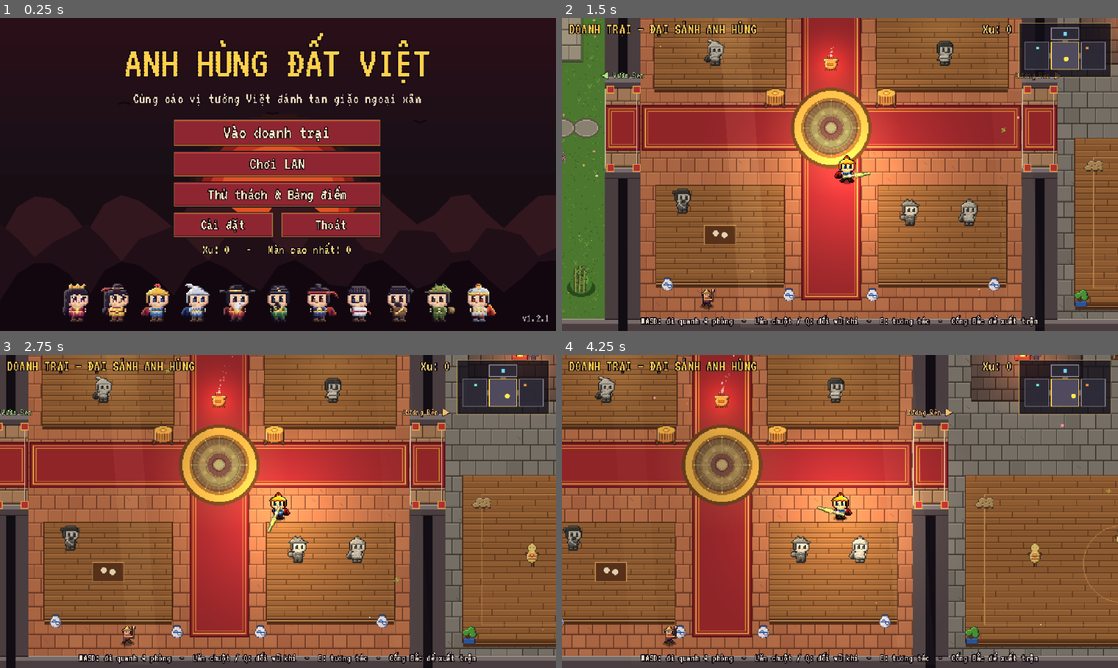
Above: before the commit, frames 1-4 (two rows, left to right).
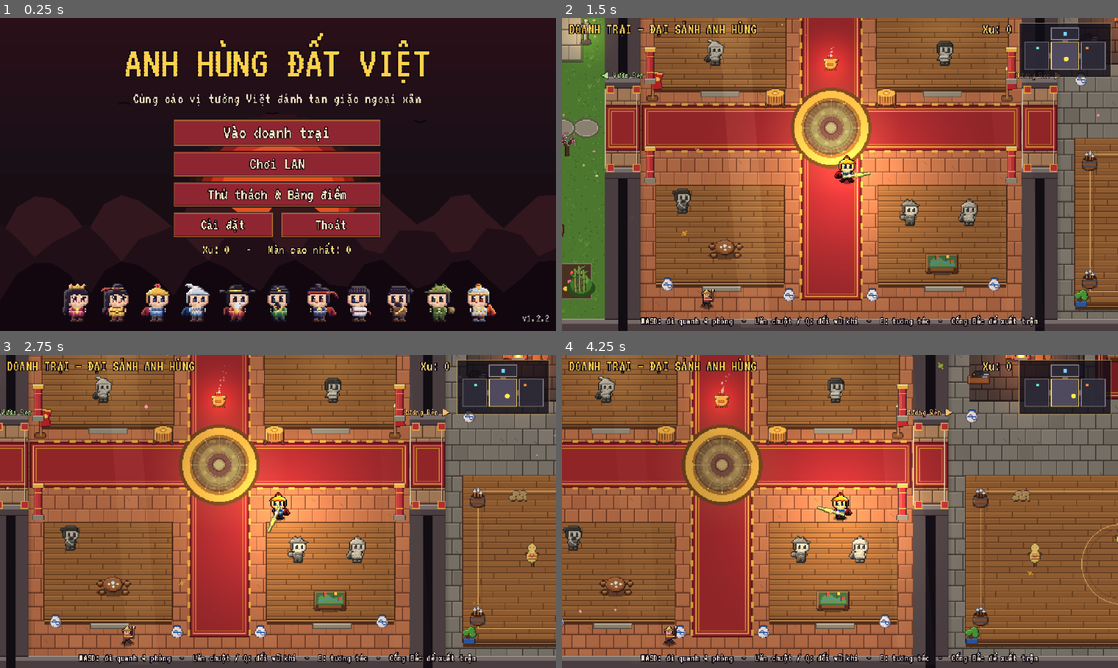
Above: after the commit, the same moments.

Repository: Anhle26-per/anh-hung-dat-viet
Game: Godot game, scene res://scenes/main_menu.tscn
Two runs of this game, one before a commit and one after it. Both use one fixed random seed, a clock stepped at 60 frames per second and the inputs below.
Inputs (mouse positions are in pixels of both pictures, inside the frame that each line leads up to):
- Up to frame 1 (0.25 s): no input
- Up to frame 2 (1.5 s): click "Vào doanh trại" at 0.5 s; tap Enter at 1.25 s; move the mouse to (962, 158) at 1.27 s; hold D (move_right) from 1.28 s (still down); hold J (attack) from 1.28 s (still down); click (962, 158) at 1.42 s
- Up to frame 3 (2.75 s): release D (move_right) at 2 s; release J (attack) at 2 s; drag from (166, 527) to (250, 574) at 2.02 s
- Up to frame 4 (4.25 s): move the mouse to (895, 442) at 2.77 s; hold D (move_right) 2.78-3.5 s; hold Q (swap_weapon) 2.78-3.5 s; drag from (812, 574) to (673, 464) at 3.52 s

The runs differ from the first frame. In frame 1, less than 0.1% of the frame differs, in the area x 98-99%, y 94-98%; in frame 2, 4.9%, in the area x 0-100%, y 0-96%; in frame 3, 4.2%; in frame 4, 4.6%.

Commit message:
art(v1.2.2): detailed Vietnamese lobby monuments and 4-room props

Diff:
--- a/scripts/data/version.gd
+++ b/scripts/data/version.gd
@@ -1,8 +1,8 @@
 extends RefCounted
 ## Thông tin phiên bản đóng gói sẵn trong tệp .pck gốc và địa chỉ GitHub Releases.
 
-const VERSION := "1.2.1"
-const BUILD := 121
+const VERSION := "1.2.2"
+const BUILD := 122
 const MIN_ENGINE := "4.7.2"
 const REPO := "Anhle26-per/anh-hung-dat-viet"
 const MANIFEST_URL := "https://github.com/Anhle26-per/anh-hung-dat-viet/releases/latest/download/version.json"
--- a/scripts/game/lobby.gd
+++ b/scripts/game/lobby.gd
@@ -47,46 +47,6 @@
 var _forged_icon: Sprite2D
 var _well_pos := Vector2(245, 345)
 var _forge_pos := Vector2(1032, 345)
-
-
-class StationVisual extends Node2D:
-	var kind: String = ""
-
-	func _draw() -> void:
-		match kind:
-			"well":
-				# Giếng đá cổ có mái che ngói đỏ & mặt nước phát sáng
-				draw_rect(Rect2(-15, -3, 30, 12), Color(0.28, 0.27, 0.25))
-				draw_circle(Vector2(0, -1), 13.0, Color(0.56, 0.54, 0.49))
-				draw_circle(Vector2(0, -1), 9.5, Color(0.14, 0.46, 0.58))
-				draw_circle(Vector2(-2, -3), 5.0, Color(0.32, 0.78, 0.92, 0.7))
-				draw_rect(Rect2(-12, -24, 3, 21), Color(0.45, 0.26, 0.14))
-				draw_rect(Rect2(9, -24, 3, 21), Color(0.45, 0.26, 0.14))
-				draw_colored_polygon(
-					PackedVector2Array([Vector2(-16, -22), Vector2(0, -31), Vector2(16, -22), Vector2(14, -19), Vector2(-14, -19)]),
-					Color(0.56, 0.19, 0.16)
-				)
-				draw_rect(Rect2(-11, -24, 22, 2), Color(0.88, 0.68, 0.28))
-			"challenge":
-				# Bảng gỗ sơn son thếp vàng dán cáo thị khiêu chiến
-				draw_rect(Rect2(-13, -24, 3, 26), Color(0.38, 0.2, 0.12))
-				draw_rect(Rect2(10, -24, 3, 26), Color(0.38, 0.2, 0.12))
-				draw_rect(Rect2(-14, -26, 28, 18), Color(0.54, 0.14, 0.14))
-				draw_rect(Rect2(-12, -24, 24, 14), Color(0.92, 0.85, 0.68))
-				draw_line(Vector2(-9, -20), Vector2(9, -20), Color(0.68, 0.18, 0.16), 2.0)
-				draw_line(Vector2(-9, -16), Vector2(6, -16), Color(0.28, 0.22, 0.18), 1.5)
-				draw_line(Vector2(-9, -13), Vector2(8, -13), Color(0.28, 0.22, 0.18), 1.5)
-				draw_rect(Rect2(-15, -27, 30, 3), Color(0.88, 0.68, 0.26))
-			"codex":
-				# Kệ sách bách khoa & quyển thư tịch mở sẵn
-				draw_rect(Rect2(-14, -24, 28, 25), Color(0.34, 0.2, 0.11))
-				draw_rect(Rect2(-12, -22, 24, 21), Color(0.5, 0.32, 0.18))
-				draw_rect(Rect2(-10, -20, 4, 8), Color(0.75, 0.24, 0.22))
-				draw_rect(Rect2(-5, -20, 4, 8), Color(0.24, 0.5, 0.72))
-				draw_rect(Rect2(0, -20, 4, 8), Color(0.28, 0.62, 0.38))
-				draw_rect(Rect2(5, -20, 4, 8), Color(0.86, 0.68, 0.24))
-				draw_rect(Rect2(-10, -9, 20, 7), Color(0.94, 0.89, 0.75))
-				draw_line(Vector2(0, -9), Vector2(0, -2), Color(0.55, 0.42, 0.28), 1.0)
 
 
 func _ready() -> void:
@@ -219,6 +179,19 @@
 	world.add_child(d)
 
 
+func _anim_prop(rel: String, fw: int, fh: int, fps: float, pos: Vector2, light_col: Color = Color.TRANSPARENT) -> AnimatedSprite2D:
+	var a := AnimatedSprite2D.new()
+	a.sprite_frames = Art.strip(rel, fw, fh, fps, true)
+	a.play("play")
+	a.position = pos
+	world.add_child(a)
+	if light_col != Color.TRANSPARENT:
+		var lt := Art.light(light_col, 1.0, 0.75)
+		lt.position = Vector2(0, -6)
+		a.add_child(lt)
+	return a
+
+
 func _sign_label(text: String, pos: Vector2, col := Color(1.0, 0.9, 0.62)) -> void:
 	var lb := Label.new()
 	lb.text = text
@@ -263,6 +236,17 @@
 	inc.add_child(Art.light(Color(1, 0.65, 0.35), 0.8, 0.75))
 	_prop("world/drum_stand.png", Vector2(616, 434))
 	_prop("world/drum_stand.png", Vector2(744, 434))
+	# Nội thất Đại Sảnh: bàn trà, bàn sa bàn chiến thuật, đỉnh lửa, cờ & cột cửa
+	_prop("world/prop_tea_table.png", Vector2(558, 608))
+	_prop("world/prop_war_map.png", Vector2(808, 624))
+	for bp in [Vector2(618, 270), Vector2(742, 270)]:
+		_anim_prop("world/prop_brazier.png", 26, 32, 6.0, bp, Color(1.0, 0.62, 0.28))
+	_prop("world/prop_flag_stand.png", Vector2(476, 430), Vector2(0, -10))
+	_prop("world/prop_flag_stand.png", Vector2(884, 430), Vector2(0, -10))
+	for pp in [Vector2(472, 412), Vector2(888, 412), Vector2(472, 526), Vector2(888, 526)]:
+		_prop("world/pillar.png", pp, Vector2(0, -14))
+	_prop("world/bonsai.png", Vector2(492, 294))
+	_prop("world/bonsai.png", Vector2(868, 294))
 	for p in [Vector2(492, 654), Vector2(868, 654), Vector2(632, 666), Vector2(728, 666)]:
 		_decor("pot", p)
 	var pa := _life("patrol", Vector2.ZERO)
@@ -273,39 +257,58 @@
 	# ---- 2. Đại Cổng Xuất Trận (Bắc) ----
 	for x in [506.0, 600.0, 760.0, 854.0]:
 		_decor("lantern", Vector2(x, 42))
-	_prop("world/nghe.png", Vector2(616, 122))
-	_prop("world/nghe.png", Vector2(744, 122))
-	_prop("world/drum_stand.png", Vector2(552, 166))
-	_prop("world/drum_stand.png", Vector2(808, 166))
-	_decor("banner", Vector2(496, 98))
-	_decor("banner", Vector2(864, 98))
-	_prop("world/bonsai.png", Vector2(496, 186))
-	_prop("world/bonsai.png", Vector2(864, 186))
+	for bp in [Vector2(576, 128), Vector2(784, 128)]:
+		_anim_prop("world/prop_brazier.png", 26, 32, 6.0, bp, Color(1.0, 0.62, 0.28))
+	_prop("world/prop_flag_stand.png", Vector2(496, 124), Vector2(0, -10))
+	_prop("world/prop_flag_stand.png", Vector2(864, 124), Vector2(0, -10))
+	_prop("world/nghe.png", Vector2(618, 118))
+	_prop("world/nghe.png", Vector2(742, 118))
+	_prop("world/drum_stand.png", Vector2(546, 174))
+	_prop("world/drum_stand.png", Vector2(814, 174))
+	for lp in [Vector2(496, 186), Vector2(864, 186)]:
+		var sl := _prop("world/prop_stone_lantern.png", lp, Vector2(0, -8))
+		sl.add_child(Art.light(Color(1.0, 0.78, 0.42), 0.75, 0.6))
+	_decor("banner", Vector2(536, 82))
+	_decor("banner", Vector2(824, 82))
 
 	# ---- 3. Vườn Sen & Chiến Tích (Tây) ----
 	_life("pond", Vector2(215, 585), Vector2(130, 74))
-	_decor("peach", Vector2(96, 466))
-	_decor("peach", Vector2(364, 520))
+	for lp in [Vector2(78, 368), Vector2(398, 368), Vector2(110, 566), Vector2(322, 566)]:
+		var sl2 := _prop("world/prop_stone_lantern.png", lp, Vector2(0, -8))
+		sl2.add_child(Art.light(Color(1.0, 0.78, 0.42), 0.8, 0.6))
+	_prop("world/prop_bench.png", Vector2(215, 512), Vector2(0, -4))
+	_prop("world/prop_bench.png", Vector2(356, 592), Vector2(0, -4))
+	_decor("peach", Vector2(88, 456))
+	_decor("peach", Vector2(376, 500))
+	_decor("peach", Vector2(108, 646))
 	_decor("bamboo", Vector2(68, 282))
 	_decor("bamboo", Vector2(392, 282))
 	_decor("bamboo", Vector2(68, 656))
 	_decor("bamboo", Vector2(392, 656))
-	_prop("world/bonsai.png", Vector2(92, 578))
-	_prop("world/bonsai.png", Vector2(342, 616))
+	for p in [Vector2(92, 578), Vector2(342, 616), Vector2(66, 396)]:
+		_prop("world/bonsai.png", p)
+	for p in [Vector2(180, 396), Vector2(296, 396), Vector2(280, 514)]:
+		_decor("pot", p)
 	for i in 4:
 		_life("chicken", Vector2(118 + i * 24, 492 + (i % 2) * 14))
 
 	# ---- 4. Xưởng Rèn & Võ Đường (Đông) ----
 	for p in [Vector2(968, 274), Vector2(1292, 274)]:
 		_decor("torch", p)
-	_prop("world/sandbag.png", Vector2(982, 514))
-	_prop("world/sandbag.png", Vector2(1280, 514))
+	_prop("world/prop_coal_pile.png", Vector2(976, 372), Vector2(0, -4))
+	_decor("crate", Vector2(1086, 378))
+	_decor("pot", Vector2(968, 418))
+	_prop("world/prop_flag_stand.png", Vector2(1290, 422), Vector2(0, -10))
+	for bp in [Vector2(978, 514), Vector2(1284, 514), Vector2(978, 650), Vector2(1284, 650)]:
+		_prop("world/prop_weapon_barrel.png", bp, Vector2(0, -6))
+	_prop("world/sandbag.png", Vector2(1024, 506))
+	_prop("world/sandbag.png", Vector2(1238, 506))
 	_prop("world/bonsai.png", Vector2(968, 666))
 	_prop("world/bonsai.png", Vector2(1292, 666))
 
 	var embers := CPUParticles2D.new()
-	embers.position = _forge_pos + Vector2(-4, -10)
-	embers.amount = 12
+	embers.position = _forge_pos + Vector2(-8, -16)
+	embers.amount = 14
 	embers.lifetime = 1.6
 	embers.direction = Vector2.UP
 	embers.spread = 32.0
@@ -328,26 +331,20 @@
 	world.add_child(amb)
 
 
-func _add_station(kind: String, data: String, title: String, hint: String, pos: Vector2, sprite: Node2D) -> Node2D:
+func _add_station(kind: String, data: String, title: String, hint: String, pos: Vector2, sprite: Node2D, label_y: float = -24.0) -> Node2D:
 	var s := Station.new()
 	s.kind = kind
 	s.data = data
 	s.title = title
 	s.hint = hint
 	s.position = pos
+	s.label_offset_y = label_y
 	if sprite != null:
 		s.add_child(sprite)
 	s.used.connect(_on_station)
 	world.add_child(s)
 	stations.append(s)
 	return s
-
-
-func _make_station_art(kind: String) -> Node2D:
-	var v := StationVisual.new()
-	v.kind = kind
-	v.z_index = 1
-	return v
 
 
 func _build_stations() -> void:
@@ -368,24 +365,29 @@
 
 	# Xưởng Rèn (phòng Đông - nửa trên)
 	var forge := AnimatedSprite2D.new()
-	forge.sprite_frames = Art.strip("world/forge.png", 32, 28, 8.0, true)
+	forge.sprite_frames = Art.strip("world/lobby_forge.png", 56, 48, 7.0, true)
 	forge.play("play")
-	forge.position = Vector2(0, -8)
-	_add_station("forge", "", "Lò rèn", "Nâng cấp & Rèn", _forge_pos, forge)
-	var fl := Art.light(Color(1, 0.6, 0.3), 1.3, 1.0)
+	forge.position = Vector2(0, -14)
+	var forge_st := _add_station("forge", "", "Lò rèn", "Nâng cấp & Rèn", _forge_pos, forge, -44.0)
+	forge_st.radius = 30.0
+	var fl := Art.light(Color(1, 0.58, 0.28), 1.4, 1.0)
 	fl.position = _forge_pos
 	world.add_child(fl)
 
-	var rack := _add_station("rack", "", "Giá binh khí", "Xem kho vũ khí", Vector2(1145, 345), _sprite("world/weapon_rack.png", Vector2(0, -8)))
+	var rack := _add_station("rack", "", "Giá binh khí", "Xem kho vũ khí", Vector2(1145, 345), _sprite("world/lobby_rack.png", Vector2(0, -14)), -42.0)
+	rack.radius = 28.0
 	_forged_icon = Sprite2D.new()
-	_forged_icon.position = Vector2(0, -14)
+	_forged_icon.position = Vector2(0, -24)
 	_forged_icon.scale = Vector2(0.75, 0.75)
 	_forged_icon.z_index = 2
 	rack.add_child(_forged_icon)
 	refresh_forged_display()
 
-	var codex_st := _add_station("codex", "", "Bách Khoa", "Phúc lành & Tướng địch", Vector2(1252, 345), _make_station_art("codex"))
-	codex_st.radius = 26.0
+	var codex_st := _add_station("codex", "", "Bách Khoa", "Phúc lành & Tướng địch", Vector2(1252, 345), _sprite("world/lobby_codex.png", Vector2(0, -14)), -44.0)
+	codex_st.radius = 28.0
+	var cl := Art.light(Color(1.0, 0.85, 0.52), 0.8, 0.65)
+	cl.position = Vector2(1240, 342)
+	world.add_child(cl)
 
 	# Võ Đường (phòng Đông - nửa dưới): 3 hình nhân rơm đánh thử
 	for p in [Vector2(1040, 580), Vector2(1140, 560), Vector2(1220, 610)]:
@@ -394,14 +396,42 @@
 		world.add_child(dm)
 
 	# Vườn Sen & Chiến Tích (phòng Tây)
-	_add_station("stele", "", "Bia ghi công", "Xem thành tích", Vector2(135, 345), _sprite("world/stele.png", Vector2(0, -8)))
-	var well_st := _add_station("well", "", "Giếng Ước", "Thả 10 xu cầu may", _well_pos, _make_station_art("well"))
-	well_st.radius = 26.0
-	var wl := Art.light(Color(0.45, 0.9, 1.0), 0.7, 0.75)
+	var stele_st := _add_station("stele", "", "Bia ghi công", "Xem thành tích", Vector2(135, 345), _sprite("world/lobby_stele.png", Vector2(0, -18)), -50.0)
+	stele_st.radius = 28.0
+	var stl := Art.light(Color(1.0, 0.86, 0.45), 0.7, 0.55)
+	stl.position = Vector2(135, 336)
+	world.add_child(stl)
+
+	var well_spr := AnimatedSprite2D.new()
+	well_spr.sprite_frames = Art.strip("world/lobby_well.png", 54, 56, 4.0, true)
+	well_spr.play("play")
+	well_spr.position = Vector2(0, -18)
+	var well_st := _add_station("well", "", "Giếng Ước", "Thả 10 xu cầu may", _well_pos, well_spr, -50.0)
+	well_st.radius = 30.0
+	var wl := Art.light(Color(0.45, 0.92, 1.0), 0.9, 0.8)
 	wl.position = _well_pos
 	world.add_child(wl)
-	var chal_st := _add_station("challenge", "", "Bảng Khiêu Chiến", "Độ khó & Thử thách", Vector2(345, 345), _make_station_art("challenge"))
-	chal_st.radius = 26.0
+	var well_motes := CPUParticles2D.new()
+	well_motes.position = _well_pos + Vector2(0, -10)
+	well_motes.amount = 8
+	well_motes.lifetime = 1.4
+	well_motes.direction = Vector2.UP
+	well_motes.spread = 24.0
+	well_motes.gravity = Vector2(0, -18)
+	well_motes.initial_velocity_min = 6.0
+	well_motes.initial_velocity_max = 12.0
+	well_motes.scale_amount_min = 1.0
+	well_motes.scale_amount_max = 1.8
+	var wg := Gradient.new()
+	wg.set_color(0, Color(0.6, 0.98, 1.0, 0.9))
+	wg.set_color(1, Color(0.6, 0.98, 1.0, 0.0))
+	well_motes.color_ramp = wg
+	well_motes.material = Art.additive()
+	well_motes.z_index = 4
+	world.add_child(well_motes)
+
+	var chal_st := _add_station("challenge", "", "Bảng Khiêu Chiến", "Độ khó & Thử thách", Vector2(345, 345), _sprite("world/lobby_challenge.png", Vector2(0, -16)), -46.0)
+	chal_st.radius = 28.0
 
 	# Đại Cổng Xuất Trận (phòng Bắc)
 	var portal := Portal.new()
--- a/scripts/game/station.gd
+++ b/scripts/game/station.gd
@@ -14,6 +14,7 @@
 var near := false
 var title_color := Color(1, 0.9, 0.6)
 var title_when_near := false   # chỉ hiện tên khi đến gần (tránh chữ chồng nhau)
+var label_offset_y := -24.0
 var _t := 0.0
 
 
@@ -39,6 +40,6 @@
 		draw_arc(Vector2.ZERO, 16.0, 0.0, TAU, 24, Color(1, 0.85, 0.4, a), 2.0)
 		draw_set_transform(Vector2.ZERO, 0.0, Vector2.ONE)
 		var key := "Bấm DÙNG" if Global.touch_mode else "E"
-		Art.draw_text(self, Vector2(0, -34), "%s: %s" % [key, hint], 13, Color(1, 0.95, 0.75))
+		Art.draw_text(self, Vector2(0, label_offset_y - 12.0), "%s: %s" % [key, hint], 13, Color(1, 0.95, 0.75))
 	if show_near or not title_when_near:
-		Art.draw_text(self, Vector2(0, -24), title, 12, title_color)
+		Art.draw_text(self, Vector2(0, label_offset_y), title, 12, title_color)
Binary file changed: assets/sprites/world/lobby_bg.png
Binary file added: assets/sprites/world/lobby_challenge.png
Not shown, added: assets/sprites/world/lobby_challenge.png.import
Binary file added: assets/sprites/world/lobby_codex.png
Not shown, added: assets/sprites/world/lobby_codex.png.import
Binary file added: assets/sprites/world/lobby_forge.png
Not shown, added: assets/sprites/world/lobby_forge.png.import
Binary file added: assets/sprites/world/lobby_rack.png
Not shown, added: assets/sprites/world/lobby_rack.png.import
Binary file added: assets/sprites/world/lobby_stele.png
Not shown, added: assets/sprites/world/lobby_stele.png.import
Binary file added: assets/sprites/world/lobby_well.png
(and 17 more such lines)
